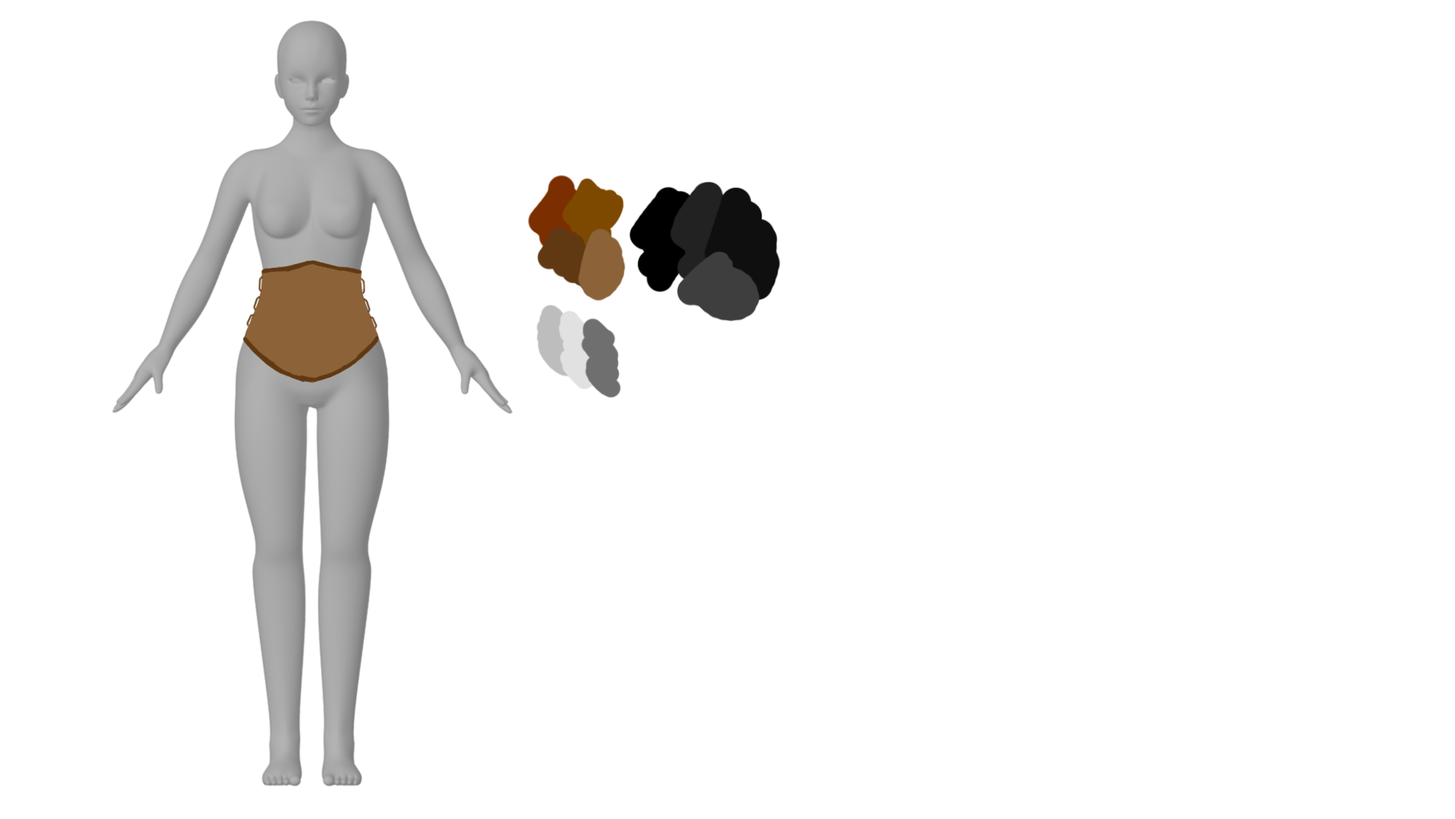
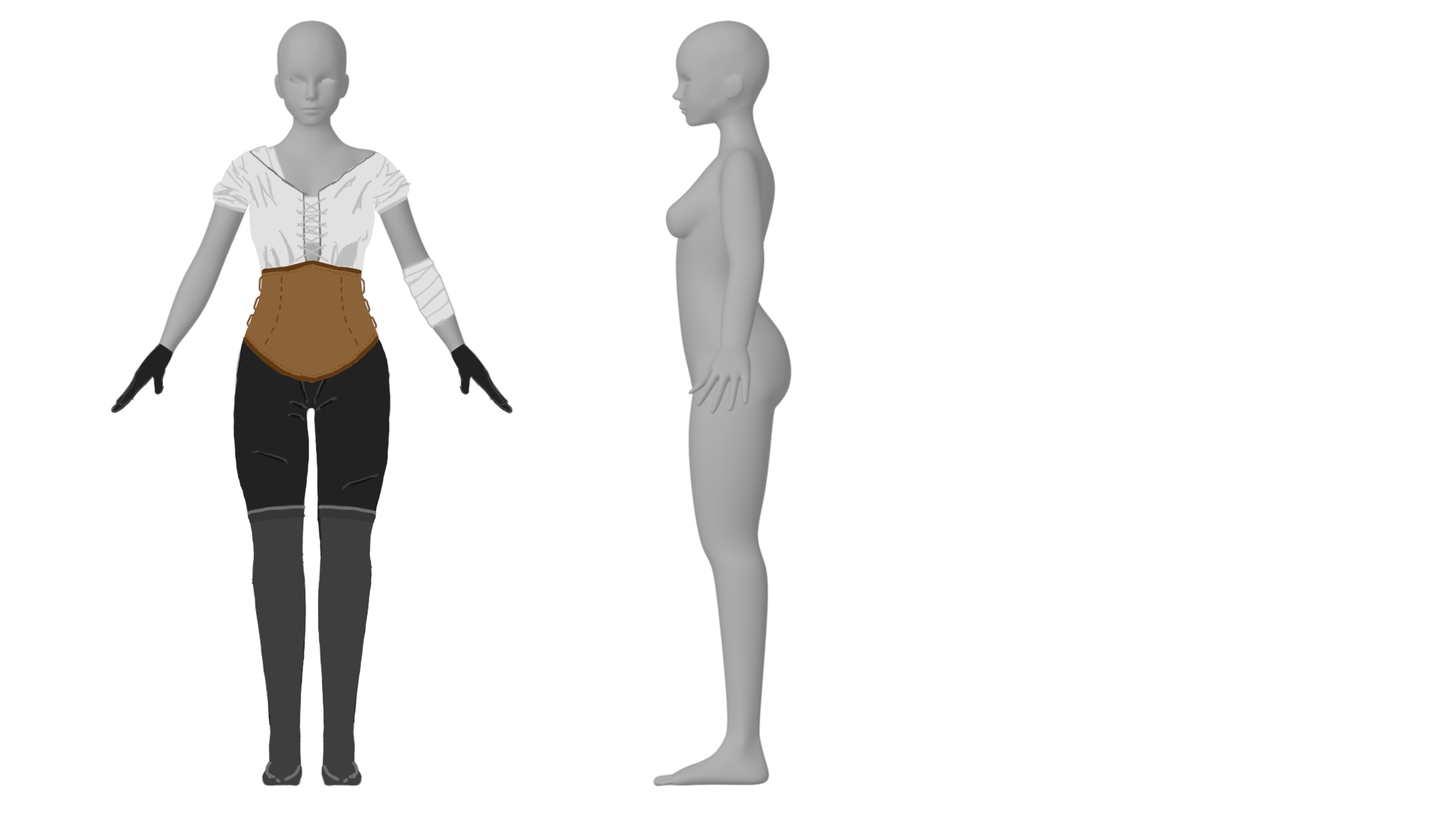
Comparing the layer stacks of the two 1455 × 819 images. Changes:
added group "Front View" with 18 layers above "Sword" over [110, 144, 514, 787]
moved "Corset" (1st of 2, in "Front View") into group "Front View" over [242, 259, 379, 384]
renamed "design copy" to "knife side copy", painted on it over [248, 274, 378, 330]
renamed "design" to "stiching", painted on it over [244, 266, 376, 376]
added group "Shirt" with 2 layers in group "Front View" over [212, 144, 412, 344]
added layer "Layer 1 copy" in group "Shirt" over [212, 150, 412, 344]
added layer "undershirt" in group "Shirt" over [248, 144, 375, 245]
added group "Arm Acc" with 2 layers in group "Front View" over [110, 256, 514, 414]
added layer "arm bandage" in group "Arm Acc" over [401, 256, 457, 329]
added layer "gloves copy" in group "Arm Acc" over [110, 342, 514, 414]
added group "Boots" with 2 layers in group "Front View" over [246, 503, 378, 787]
added layer "Layer 1 copy 2" in group "Boots" over [317, 503, 378, 787]
added layer "Layer 1" in group "Boots" over [246, 503, 307, 787]
showed "Pants", moved it into group "Front View", painted on it over [232, 336, 392, 727]
renamed "Color Picker" to "Color Picker (Basic)", hid it, moved it into group "Front View", painted on it over [117, 19, 782, 399]
showed "Anne_Side", opacity 100% → 50% over [652, 19, 793, 787]
showed "Background" over [110, 19, 793, 787]
